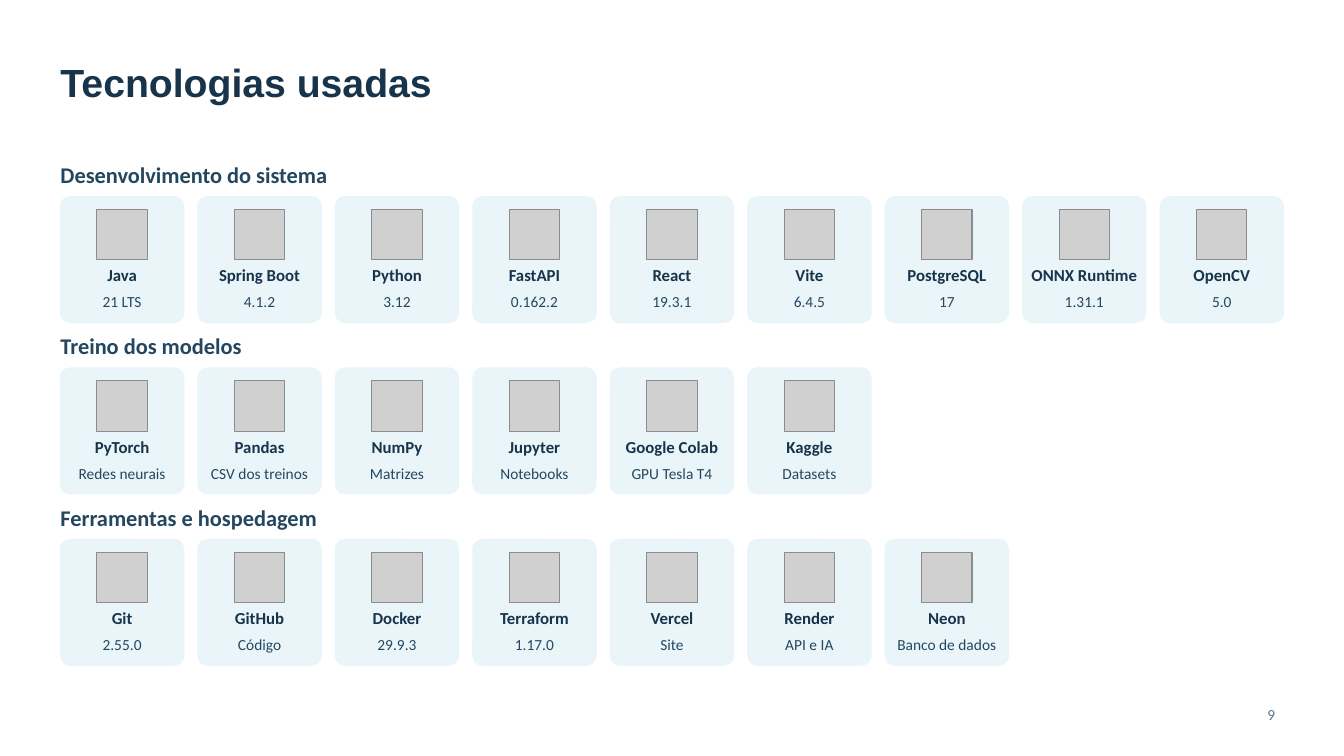
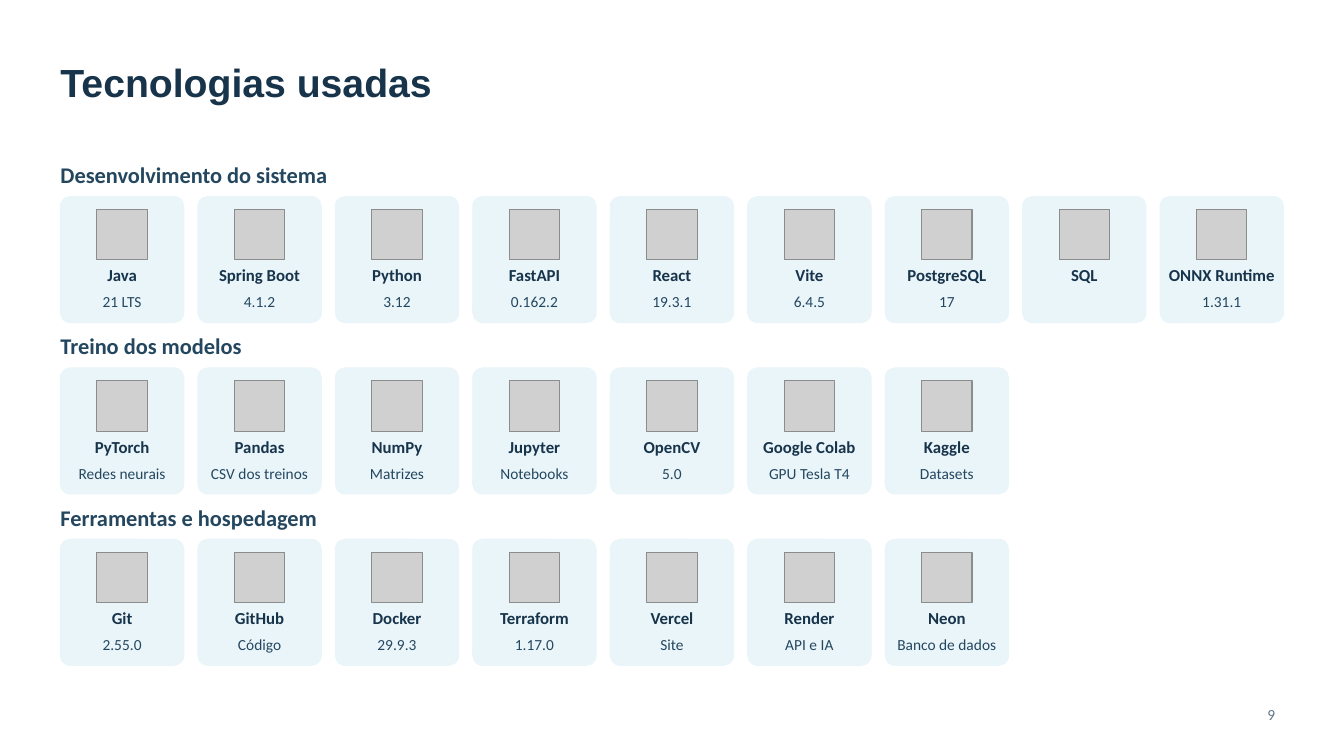
Before and after one commit to joaopgf/PixoraMed, a slide deck: slide 9 of docs/PixoraMed_final_presentation.pptx. Drawn at 1344x756 pixels with LibreOffice and Linux fonts; fonts in the diff are those of the drawing; grey boxes stand for pictures; background and template pictures are left out. Boxes give left, top, right and bottom in pixels: in the first picture for what was removed or moved away, otherwise in the second. Text is boxed around its words. In the diff, an @@ line names an element or a change of style, - is before the commit and + after.

Commit message:
add sql em tecnologias usadas

```diff
--- a/docs/PixoraMed_final_presentation.pptx
+++ b/docs/PixoraMed_final_presentation.pptx
@@ text added at bbox=[1071, 270, 1098, 283], 12 pt, text #17344B, bold @@
+SQL
@@ rounded rectangle added at bbox=[885, 368, 1008, 494], fill #EAF5FA, outline #EAF5FA 0.75 pt @@
@@ picture added at bbox=[922, 381, 972, 432] @@
@@ text "OpenCV": place and size @@
-text "OpenCV" at bbox=[1193, 270, 1250, 284]
+text "OpenCV" at bbox=[644, 442, 701, 456]
@@ text "Kaggle": place and size @@
-text "Kaggle" at bbox=[786, 441, 832, 456]
+text "Kaggle" at bbox=[924, 441, 970, 456]
@@ text "5.0": place and size @@
-text "5.0" at bbox=[1212, 297, 1231, 307]
+text "5.0" at bbox=[662, 469, 681, 479]
@@ 4 texts: place and size @@
-4 texts at bbox=[626, 269, 1137, 479]
+4 texts at bbox=[763, 269, 1274, 479]
@@ text "Datasets": place and size @@
-text "Datasets" at bbox=[782, 469, 836, 479]
+text "Datasets" at bbox=[920, 469, 974, 479]
```
